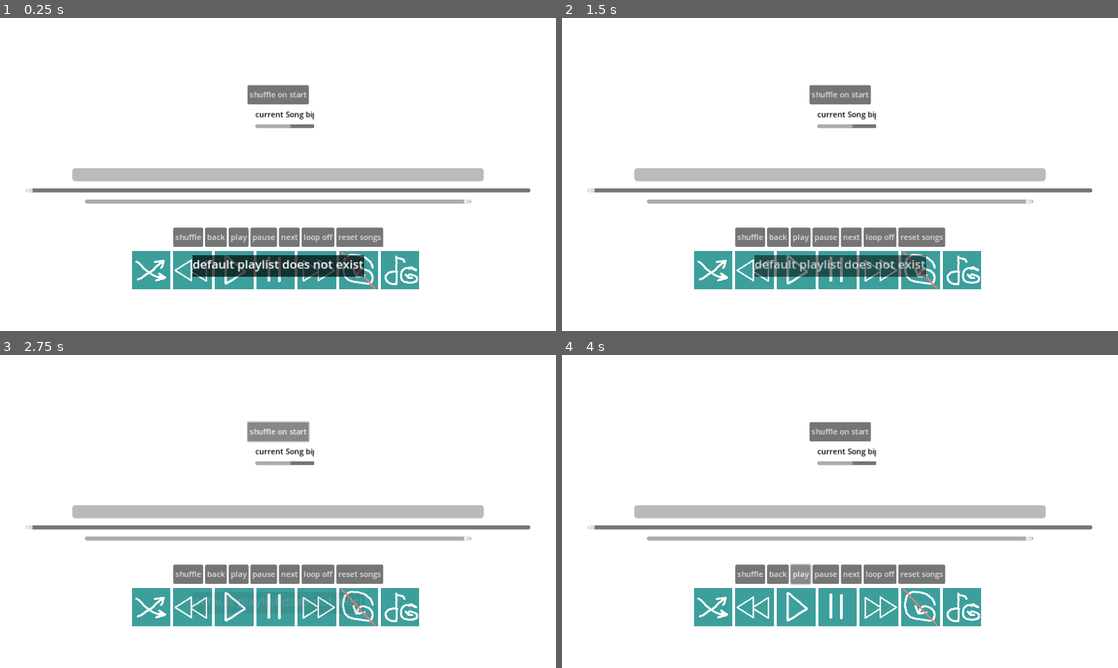
Above: before the commit, frames 1-4 (two rows, left to right).
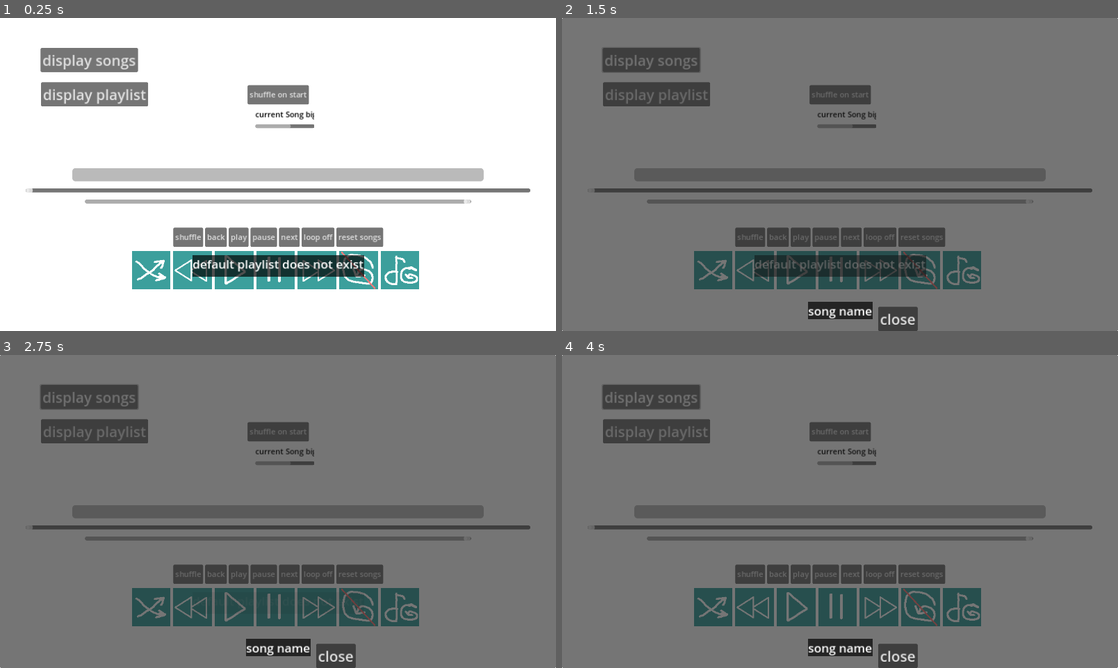
Above: after the commit, the same moments.

Repository: Silve45/MP3
Game: Godot game, scene res://scenes/mp_3_player.tscn
Same seed, same stepped clock (60 frames per second), same inputs: the game is played once before the commit and once after it.
Inputs (mouse positions are in pixels of both pictures, inside the frame that each line leads up to):
- Up to frame 1 (0.25 s): no input
- Up to frame 2 (1.5 s): click (650, 58) at 0.5 s, where only the run after the commit has a clickable "display songs"; click (656, 93) at 1.25 s, where only the run after the commit has a clickable "display playlist"
- Up to frame 3 (2.75 s): click "shuffle on start" at 2 s
- Up to frame 4 (4 s): click "shuffle on start" at 2.75 s; click "play" at 3.5 s

The runs differ from the first frame. In frame 1, 2.9% of the frame differs, in the area x 7-27%, y 9-29%; in frame 2, 100%, in the area x 0-100%, y 0-100%; in frame 3, 100%; in frame 4, 100%.
Error before the commit: Stack overflow. Check for infinite recursion in your script. (res://assets/scripts/MP3Player.gd:150)

Commit message:
made a music selector -added it to MP3 main scene -added playlist to MP3 main scene -added global script -other changes and fixes --still a bug where once you select new playlist it won't change, but I can fix it next time!

Diff:
--- a/assets/scripts/MP3Player.gd
+++ b/assets/scripts/MP3Player.gd
@@ -9,6 +9,7 @@
 @onready var volumeSlider = $volume
 @onready var songSlider = $songSlider
 @onready var toastContainer = $toastContainer
+@onready var uisongDisplay = $"ui-SongDisplay"
 #@onready var toastTimer = $toastVisiblityTimer
 #@onready var _bus := AudioServer.get_bus_index("Music")
 
@@ -23,15 +24,26 @@
 
 
 func _ready():
+	$"ui-SongDisplay".connect("sendSong",_play_selected_song )
 	SaveData._load()
 	_get_folders()
+	_ready_shuffle()
 	print(musicArray)
 	_check_loop()
 	#_hide_scroll_bars()
 
+func _ready_shuffle():
+	if SaveData.shuffle == true:
+		musicArray.shuffle()
+		print("shuffling")
+	else:
+		print("not shuffling")
+
+#call when you change it to
 func _get_folders():
 	for n in SaveData.currentPlaylist.size():
 		get_dir_contents(musicArray, SaveData.currentPlaylist[n])
+		Globals._emit_change_array(musicArray)
 
 #just makes it full screen if I press f
 func _input(event):#doesn't work right now0
@@ -193,6 +205,17 @@
 	music.play()
 
 	#print(musicArray.size())
+
+func _play_selected_song():
+	if musicArray.size() != 0:
+		#print("next is, ", musicArray )
+
+		musicGarabage.insert(0, musicArray[0])
+		musicArray.remove_at(0)
+		musicArray.insert(0, Globals.nextSong)
+		_set_music()
+		music.play()
+
 
 func _play_next_song():
 	if musicArray.size() != 0:
@@ -242,7 +265,12 @@
 	toastMake._toast(text)
 	toastContainer.add_child(toastMake)
 
-
+func _on_display_songs_pressed():
+	uisongDisplay.visible = true
+
+func _on_display_playlist_pressed():
+	$playlists.visible = true
+	print("display")
 
 #____________________________
 func load_mp3(path):
@@ -266,11 +294,6 @@
 		_toast(str(rootPath, " does not exist"))
 
 	array.append_array(levels)
-	if SaveData.shuffle == true:
-		array.shuffle()
-		print("shuffling")
-	else:
-		print("not shuffling")
 	#print(array)
 	return [levels, directories]
 
@@ -295,3 +318,32 @@
 		file_name = dir.get_next()
 
 	dir.list_dir_end()
+
+
+
+#make it so that when you change playlist, it will actually change out the songs!
+
+#func _on_line_edit_text_submitted(new_text):
+	##this will clear the old array
+	#if new_text == "":
+		#_get_folders()
+	#else:
+		#var text = new_text.replace("\\", "/")
+		#var text2 = text.replace('"', "")
+		#var textArray = []#this will clear textarray everytime. move outside function for better functionality
+		#textArray.append(text2)
+		##print(text2)
+		#_set_folderArray(true, textArray)
+#
+#func _set_folderArray(clearMusicArray, array = []):
+	#folderArray.clear()
+	#folderArray.append_array(array)
+	#if clearMusicArray == true:
+		#musicArray.clear()
+	#else:
+		#pass
+	#_get_folders()
+#
+#func _get_folders():
+	#for n in folderArray.size():
+		#get_dir_contents(musicArray, folderArray[n])
--- /dev/null
+++ b/assets/scripts/globals.gd
@@ -0,0 +1,10 @@
+extends Node
+
+var globalMusicArray = ["filler"]
+var nextSong = "filler"
+signal changeArray
+
+func _emit_change_array(array):
+	globalMusicArray.clear()
+	globalMusicArray.append_array(array)
+	emit_signal("changeArray")
--- a/assets/scripts/playlists.gd
+++ b/assets/scripts/playlists.gd
@@ -15,6 +15,7 @@
 var addButtonON = false
 
 func _ready():
+	visible = false
 	SaveData.connect("newButton", _add_playlist_button)
 	SaveData._load()
 	SaveData._load_playlist(hboxScroll)
@@ -143,3 +144,7 @@
 		await currentButton.tree_exited
 		SaveData.emit_signal("changeNum")
 		#SaveData._fix_order(SaveData.playlist_dict)
+
+
+func _on_close_screen_pressed():
+	visible = false
--- /dev/null
+++ b/assets/scripts/record_button.gd
@@ -0,0 +1,27 @@
+class_name recordButton
+extends TextureButton
+
+var buttonName = "coolname"
+var buttonInfo
+#@onready var label = $Label
+
+func _ready():
+	texture_normal = load("res://assets/sprites/record.png")
+	var label = Label.new()
+	label.set_anchors_preset(Control.PRESET_CENTER_LEFT)
+	label.theme = load("res://resources/themes/toastTheme.tres")
+	label.set_text(buttonName)
+	label.visible_characters = 11
+	add_child(label)
+
+
+func _set_name(text, info):
+	buttonName = text
+	buttonInfo = info
+
+#make it so that song is put up next then played
+func _on_pressed():
+	pass # Replace with function body.
+
+func _on_mouse_entered():
+	pass # Replace with function body.
--- /dev/null
+++ b/assets/scripts/ui_song_display.gd
@@ -0,0 +1,65 @@
+extends Control
+
+@onready var songNameLabel = $songName
+#@onready var hboxContainer = $Panel/ScrollContainer/VBoxContainer/HBoxContainer
+@onready var vboxContainer = $Panel/ScrollContainer/VBoxContainer
+
+
+var array = ["name1", "name2", "name3", "name4", "name5", "name6"]
+var currentHboxContainer #= $Panel/ScrollContainer/VBoxContainer/HBoxContainer
+signal sendSong
+
+func _ready():
+	visible = false
+	Globals.connect("changeArray", _set_array)
+	_make_buttons()
+
+func _set_array():
+	array = Globals.globalMusicArray
+	_make_buttons()
+	print("set array called")
+
+func _make_new_hbox():
+	var hbox = HBoxContainer.new()
+	hbox.add_theme_constant_override("separation", 86)
+	vboxContainer.add_child(hbox)
+	currentHboxContainer = hbox
+
+func _make_buttons():
+	#clear old for new
+	for n in vboxContainer.get_children():
+		vboxContainer.remove_child(n)
+	_make_new_hbox()
+	for n in array.size():
+		var button = recordButton.new()
+
+		button.buttonInfo = array[n]
+		button.buttonName = _song_title(array[n])
+		button.mouse_entered.connect(_display_song_name.bind(button))
+		button.pressed.connect(_play_song.bind(button))
+		if currentHboxContainer.get_child_count() < 5:
+			currentHboxContainer.add_child(button)
+		else:
+			_make_new_hbox()
+			currentHboxContainer.add_child(button)
+
+func _song_title(string):
+	var bacon = string
+	var num = bacon.rfind('/')
+	var title = bacon.right(-(num + 1))
+	var num2 = title.rfind('.')
+	var newTitle = title.left(num2)
+	#print(newTitle)
+
+	return newTitle
+
+func _display_song_name(button):
+	songNameLabel.set_text(button.buttonName)
+
+func _play_song(button):
+	print("playing song ", button.buttonName)
+	Globals.nextSong = button.buttonInfo
+	emit_signal("sendSong")
+
+func _on_close_pressed():
+	visible = false
--- a/globals.gd
+++ /dev/null
@@ -1,11 +0,0 @@
-extends Node
-
-
-# Called when the node enters the scene tree for the first time.
-func _ready():
-	pass # Replace with function body.
-
-
-# Called every frame. 'delta' is the elapsed time since the previous frame.
-func _process(delta):
-	pass
--- a/project.godot
+++ b/project.godot
@@ -19,6 +19,7 @@
 [autoload]
 
 SaveData="*res://assets/scripts/save_data.gd"
+Globals="*res://assets/scripts/globals.gd"
 
 [display]
 
--- a/scenes/mp_3_player.tscn
+++ b/scenes/mp_3_player.tscn
@@ -9,6 +9,9 @@
 [ext_resource type="Texture2D" uid="uid://chc4pk2vrsw1t" path="res://assets/sprites/next.png" id="7_ilxhf"]
 [ext_resource type="Texture2D" uid="uid://c0wgpbxq0kjk7" path="res://assets/sprites/loop.png" id="8_cv1b7"]
 [ext_resource type="Texture2D" uid="uid://cy4m3gbwvvg5m" path="res://assets/sprites/refreshSongs.png" id="9_uwtu1"]
+[ext_resource type="Theme" uid="uid://ccxegmojnss2" path="res://resources/themes/30font.tres" id="10_kmh5g"]
+[ext_resource type="PackedScene" uid="uid://dqed5caxe0u53" path="res://scenes/ui_song_display.tscn" id="11_hrs78"]
+[ext_resource type="PackedScene" uid="uid://cg6w6dq50qp4" path="res://scenes/playlists.tscn" id="12_37i8v"]
 
 [node name="MP3Player" type="Control"]
 layout_mode = 3
@@ -221,6 +224,32 @@
 offset_bottom = 322.0
 grow_horizontal = 2
 grow_vertical = 2
+mouse_filter = 2
+
+[node name="displaySongs" type="Button" parent="."]
+layout_mode = 0
+offset_left = 84.0
+offset_top = 62.0
+offset_right = 92.0
+offset_bottom = 70.0
+theme = ExtResource("10_kmh5g")
+text = "display songs"
+
+[node name="displayPlaylist" type="Button" parent="."]
+layout_mode = 1
+offset_left = 85.0
+offset_top = 133.0
+offset_right = 306.0
+offset_bottom = 183.0
+theme = ExtResource("10_kmh5g")
+text = "display playlist"
+
+[node name="ui-SongDisplay" parent="." instance=ExtResource("11_hrs78")]
+visible = false
+layout_mode = 1
+
+[node name="playlists" parent="." instance=ExtResource("12_37i8v")]
+layout_mode = 1
 
 [connection signal="pressed" from="shuffleOnStart" to="." method="_on_shuffle_on_start_pressed"]
 [connection signal="finished" from="music" to="." method="_on_music_finished"]
@@ -243,3 +272,5 @@
 [connection signal="pressed" from="buttonsContainer/next" to="." method="_on_next_pressed"]
 [connection signal="pressed" from="buttonsContainer/loop" to="." method="_on_loop_pressed"]
 [connection signal="pressed" from="buttonsContainer/refreshSong" to="." method="_on_refresh_song_pressed"]
+[connection signal="pressed" from="displaySongs" to="." method="_on_display_songs_pressed"]
+[connection signal="pressed" from="displayPlaylist" to="." method="_on_display_playlist_pressed"]
--- a/scenes/playlists.tscn
+++ b/scenes/playlists.tscn
@@ -4,6 +4,7 @@
 [ext_resource type="Theme" uid="uid://ccxegmojnss2" path="res://resources/themes/30font.tres" id="3_ktpu0"]
 
 [node name="playlists" type="Control"]
+visible = false
 layout_mode = 3
 anchors_preset = 15
 anchor_right = 1.0
@@ -11,6 +12,14 @@
 grow_horizontal = 2
 grow_vertical = 2
 script = ExtResource("1_b67ml")
+
+[node name="Panel" type="Panel" parent="."]
+layout_mode = 1
+anchors_preset = 15
+anchor_right = 1.0
+anchor_bottom = 1.0
+grow_horizontal = 2
+grow_vertical = 2
 
 [node name="ScrollContainer" type="ScrollContainer" parent="."]
 layout_mode = 1
@@ -78,6 +87,14 @@
 grow_vertical = 0
 text = "select playlist"
 
+[node name="closeScreen" type="Button" parent="."]
+layout_mode = 1
+offset_right = 81.0
+offset_bottom = 50.0
+theme = ExtResource("3_ktpu0")
+text = "close"
+
 [connection signal="text_submitted" from="buttonPlaylists/ScrollContainer2/VBoxContainer/LineEdit" to="." method="_on_line_edit_text_submitted"]
 [connection signal="pressed" from="buttonPlaylists/ScrollContainer2/VBoxContainer/close" to="." method="_on_close_pressed"]
 [connection signal="pressed" from="buttonPlaylists/selectPlaylist" to="." method="_on_select_playlist_pressed"]
+[connection signal="pressed" from="closeScreen" to="." method="_on_close_screen_pressed"]
--- /dev/null
+++ b/scenes/record_button.tscn
@@ -0,0 +1,16 @@
+[gd_scene load_steps=3 format=3 uid="uid://4q46fbtl8kc5"]
+
+[ext_resource type="Texture2D" uid="uid://dxnm2552t0edu" path="res://assets/sprites/record.png" id="1_8hagl"]
+[ext_resource type="Script" path="res://assets/scripts/record_button.gd" id="2_2yfoa"]
+
+[node name="recordButton" type="TextureButton"]
+texture_normal = ExtResource("1_8hagl")
+script = ExtResource("2_2yfoa")
+
+[node name="Label" type="Label" parent="."]
+layout_mode = 0
+offset_right = 40.0
+offset_bottom = 23.0
+
+[connection signal="mouse_entered" from="." to="." method="_on_mouse_entered"]
+[connection signal="pressed" from="." to="." method="_on_pressed"]
--- a/scenes/ui_song_display.tscn
+++ b/scenes/ui_song_display.tscn
@@ -1,6 +1,8 @@
-[gd_scene load_steps=2 format=3 uid="uid://dqed5caxe0u53"]
+[gd_scene load_steps=4 format=3 uid="uid://dqed5caxe0u53"]
 
-[ext_resource type="Texture2D" uid="uid://du3wa8fws7hio" path="res://icon.svg" id="1_807rg"]
+[ext_resource type="Script" path="res://assets/scripts/ui_song_display.gd" id="1_yppuj"]
+[ext_resource type="Theme" uid="uid://box4rjgyg0qco" path="res://resources/themes/toastTheme.tres" id="3_227mu"]
+[ext_resource type="Theme" uid="uid://ccxegmojnss2" path="res://resources/themes/30font.tres" id="3_ca0hk"]
 
 [node name="ui-SongDisplay" type="Control"]
 layout_mode = 3
@@ -9,6 +11,7 @@
 anchor_bottom = 1.0
 grow_horizontal = 2
 grow_vertical = 2
+script = ExtResource("1_yppuj")
 
 [node name="Panel" type="Panel" parent="."]
 layout_mode = 1
@@ -29,32 +32,38 @@
 
 [node name="VBoxContainer" type="VBoxContainer" parent="Panel/ScrollContainer"]
 layout_mode = 2
+theme_override_constants/separation = 50
 
-[node name="HBoxContainer" type="HBoxContainer" parent="Panel/ScrollContainer/VBoxContainer"]
-layout_mode = 2
-theme_override_constants/separation = 86
+[node name="songName" type="Label" parent="."]
+layout_mode = 1
+anchors_preset = 7
+anchor_left = 0.5
+anchor_top = 1.0
+anchor_right = 0.5
+anchor_bottom = 1.0
+offset_left = -66.5
+offset_top = -59.0
+offset_right = 66.5
+offset_bottom = -24.0
+grow_horizontal = 2
+grow_vertical = 0
+theme = ExtResource("3_227mu")
+text = "song name"
+horizontal_alignment = 1
 
-[node name="Button" type="Button" parent="Panel/ScrollContainer/VBoxContainer/HBoxContainer"]
-custom_minimum_size = Vector2(160, 160)
-layout_mode = 2
-icon = ExtResource("1_807rg")
+[node name="close" type="Button" parent="."]
+layout_mode = 1
+anchors_preset = 7
+anchor_left = 0.5
+anchor_top = 1.0
+anchor_right = 0.5
+anchor_bottom = 1.0
+offset_left = 79.0
+offset_top = -50.0
+offset_right = 160.0
+grow_horizontal = 2
+grow_vertical = 0
+theme = ExtResource("3_ca0hk")
+text = "close"
 
-[node name="Button2" type="Button" parent="Panel/ScrollContainer/VBoxContainer/HBoxContainer"]
-custom_minimum_size = Vector2(160, 160)
-layout_mode = 2
-icon = ExtResource("1_807rg")
-
-[node name="Button3" type="Button" parent="Panel/ScrollContainer/VBoxContainer/HBoxContainer"]
-custom_minimum_size = Vector2(160, 160)
-layout_mode = 2
-icon = ExtResource("1_807rg")
-
-[node name="Button4" type="Button" parent="Panel/ScrollContainer/VBoxContainer/HBoxContainer"]
-custom_minimum_size = Vector2(160, 160)
-layout_mode = 2
-icon = ExtResource("1_807rg")
-
-[node name="Button5" type="Button" parent="Panel/ScrollContainer/VBoxContainer/HBoxContainer"]
-custom_minimum_size = Vector2(160, 160)
-layout_mode = 2
-icon = ExtResource("1_807rg")
+[connection signal="pressed" from="close" to="." method="_on_close_pressed"]
Binary file added: assets/sprites/record.png
Not shown, added: assets/sprites/record.png.import
Not shown: 1 places in scenes/mp_3_player.tscn that only renumber resources
